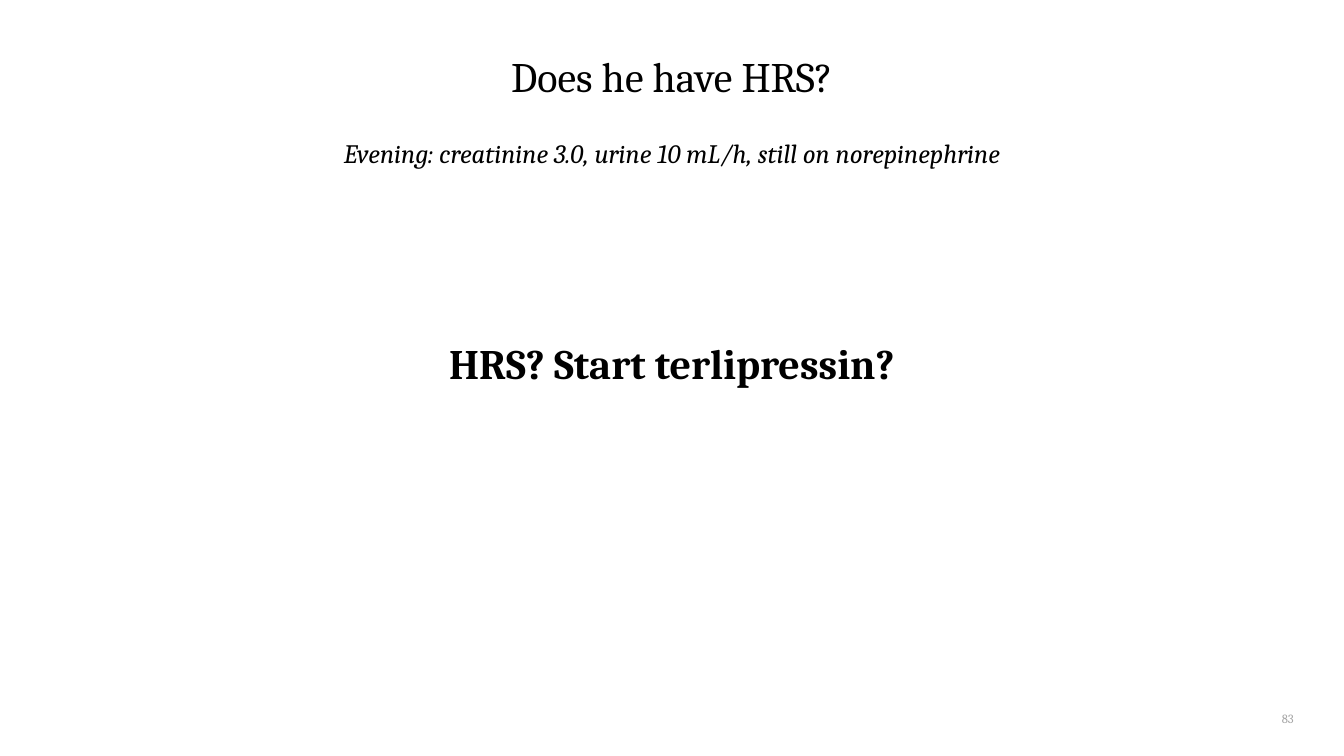
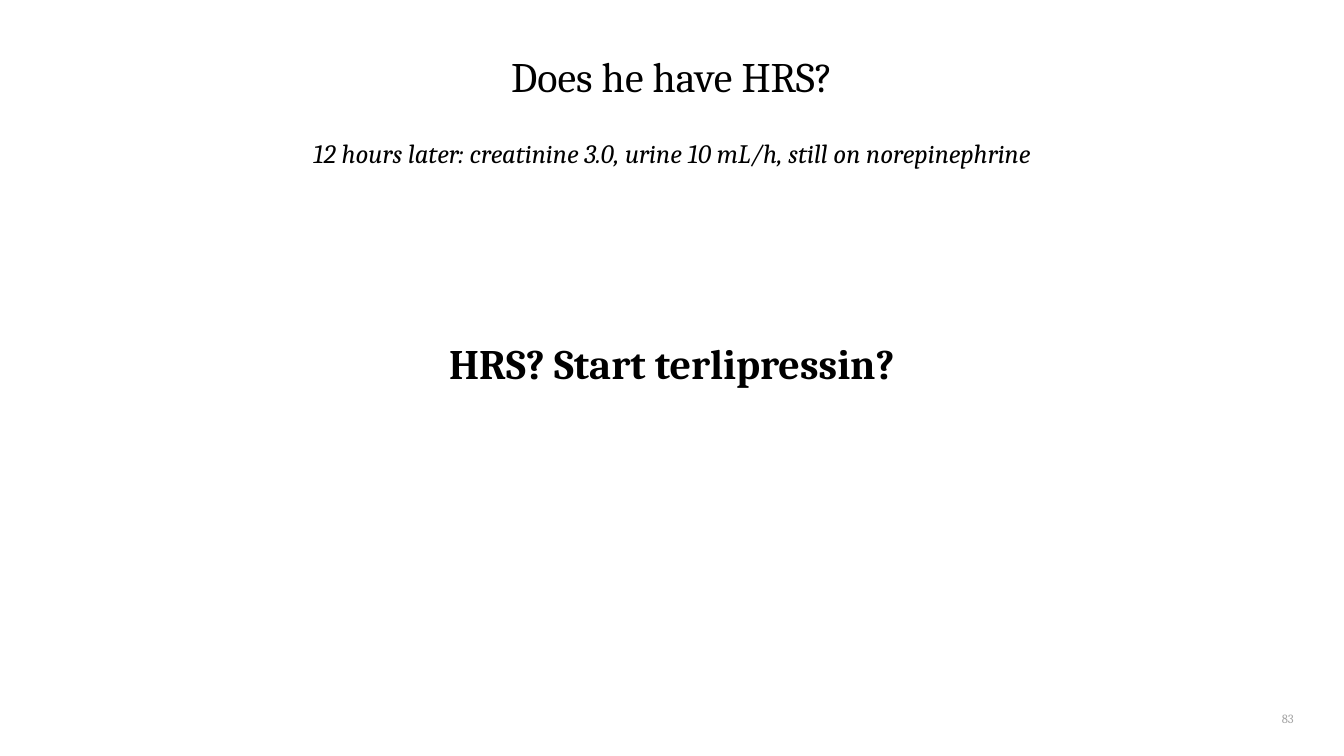
Before and after one commit to qaddodi/mohammad-almeqdadi-lectures, a slide deck: slide 83 of lectures/acute-liver-failure-aclf-in-icu/ALF and ACLF in the ICU.pptx. Drawn at 1344x756 pixels with LibreOffice and Linux fonts; fonts in the diff are those of the drawing. Boxes give left, top, right and bottom in pixels: in the first picture for what was removed or moved away, otherwise in the second. Text is boxed around its words. In the diff, an @@ line names an element or a change of style, - is before the commit and + after.

```diff
--- a/lectures/acute-liver-failure-aclf-in-icu/ALF and ACLF in the ICU.pptx
+++ b/lectures/acute-liver-failure-aclf-in-icu/ALF and ACLF in the ICU.pptx
@@ text at (313,144,1030,169): text changed @@
-Evening: creatinine 3.0, urine 10 mL/h, still on norepinephrine
+12 hours later: creatinine 3.0, urine 10 mL/h, still on norepinephrine
```
Also in this commit, not shown: 12 other slides changed, 1 slide added, 1 slide removed, 3 other files.
